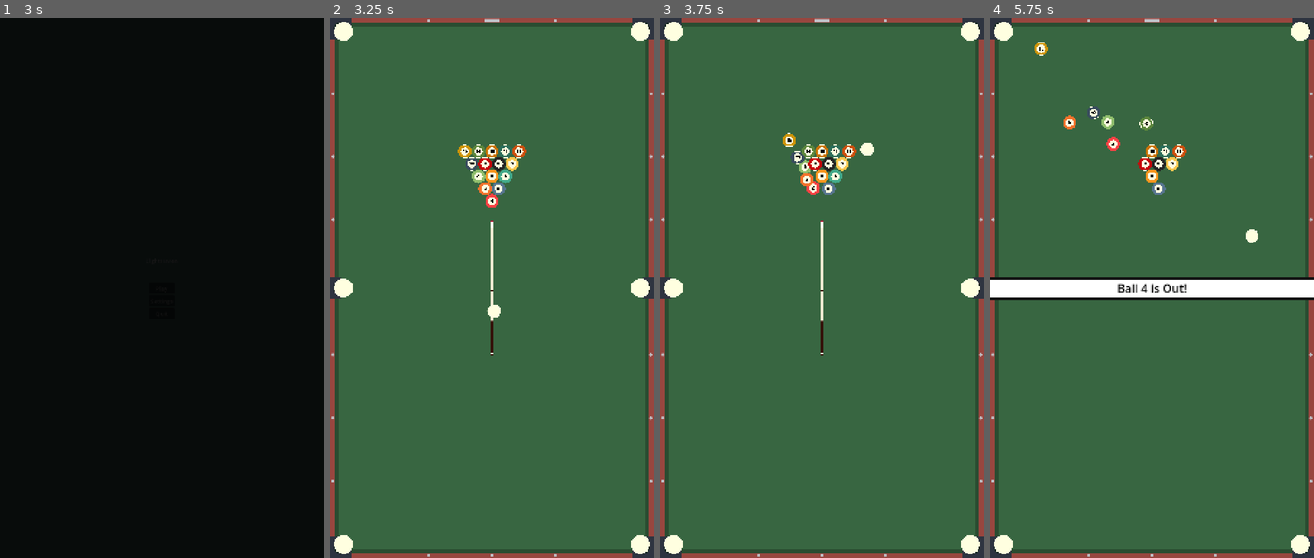
Above: before the commit, frames 1-4 (left to right).
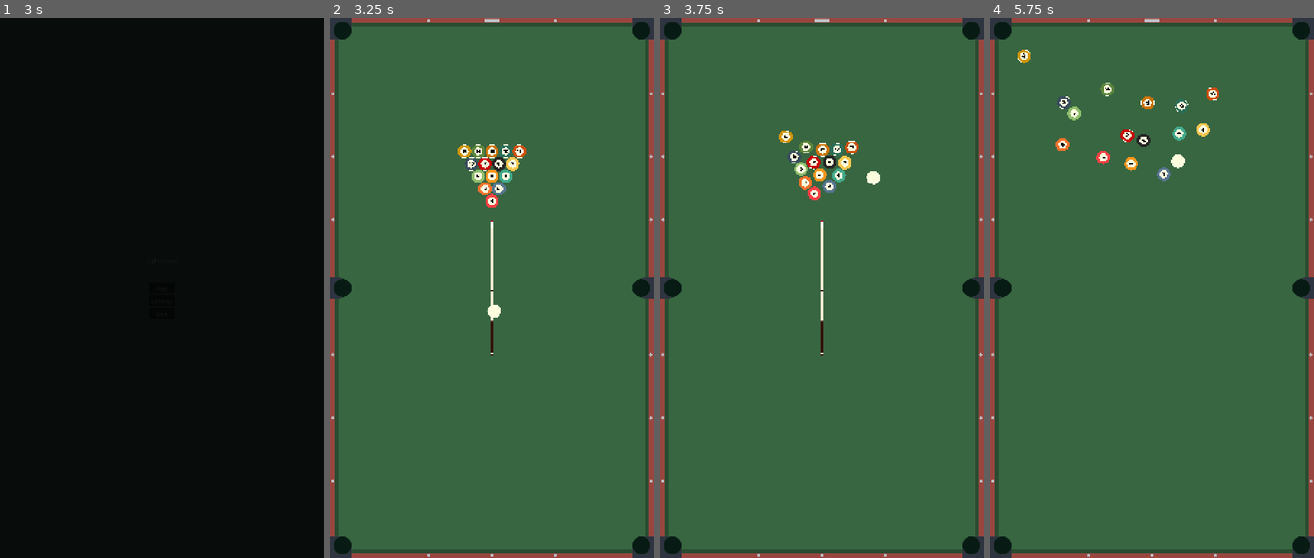
Above: after the commit, the same moments.

Repository: Yukeey07/EightHaven
Game: Godot game, scene res://assets/scenes/main_menu.tscn
Same seed, same stepped clock (60 frames per second), same inputs: the game is played once before the commit and once after it.
Inputs (mouse positions are in pixels of both pictures, inside the frame that each line leads up to):
- Up to frame 1 (3 s): click "Play" at 0.5 s; click "Play" at 1.25 s; click "Play" at 2 s; move the mouse to (233, 261) at 2.77 s; click (233, 261) at 2.92 s
- Up to frame 2 (3.25 s): no input
- Up to frame 3 (3.75 s): drag from (757, 315) to (971, 34) at 3.52 s
- Up to frame 4 (5.75 s): move the mouse to (1184, 169) at 4.27 s; click (1184, 169) at 4.42 s; drag from (1135, 396) to (1002, 34) at 5.02 s

Frame 1 is identical in both runs. In frame 2, 1.1% of the frame differs, in the area x 1-99%, y 0-100%; in frame 3, 2.3%; in frame 4, 7.4%, in the area x 0-100%, y 0-100%.

Commit message:
save

Diff:
--- a/assets/scenes/Ball.tscn
+++ b/assets/scenes/Ball.tscn
@@ -23,10 +23,13 @@
 bounce = 0.3
 
 [sub_resource type="CircleShape2D" id="CircleShape2D_r04yy"]
+radius = 64.0
+
+[sub_resource type="CircleShape2D" id="CircleShape2D_b8qth"]
 radius = 48.0
 
 [node name="Ball" type="RigidBody2D" unique_id=46023174]
-collision_mask = 7
+collision_mask = 3
 mass = 3.0
 physics_material_override = SubResource("PhysicsMaterial_kc0sw")
 gravity_scale = 0.0
@@ -41,3 +44,10 @@
 
 [node name="CollisionShape2D" type="CollisionShape2D" parent="." unique_id=68260081]
 shape = SubResource("CircleShape2D_r04yy")
+
+[node name="InteractionArea" type="Area2D" parent="." unique_id=1239295063]
+collision_layer = 0
+collision_mask = 4
+
+[node name="CollisionShape2D" type="CollisionShape2D" parent="InteractionArea" unique_id=1961395763]
+shape = SubResource("CircleShape2D_b8qth")
--- a/assets/scenes/InteractionField.tscn
+++ b/assets/scenes/InteractionField.tscn
@@ -1,7 +1,7 @@
 [gd_scene format=3 uid="uid://bvgx2qohvi5kd"]
 
-[ext_resource type="Texture2D" uid="uid://bpdlvq17d2iak" path="res://assets/balls/0@10x.png" id="1_sd342"]
 [ext_resource type="Script" uid="uid://bwh2dwfneshws" path="res://assets/scripts/interaction_field.gd" id="1_u0kvx"]
+[ext_resource type="Texture2D" uid="uid://cahglneirfs5" path="res://assets/Empty.png" id="2_u0kvx"]
 
 [sub_resource type="CircleShape2D" id="CircleShape2D_17biy"]
 radius = 125.48307
@@ -10,10 +10,9 @@
 collision_layer = 4
 script = ExtResource("1_u0kvx")
 
-[node name="0_10x" type="Sprite2D" parent="." unique_id=802281751]
+[node name="Sprite" type="Sprite2D" parent="." unique_id=802281751]
 position = Vector2(1.9073486e-06, 2.3841858e-07)
-scale = Vector2(0.1, 0.1)
-texture = ExtResource("1_sd342")
+texture = ExtResource("2_u0kvx")
 
 [node name="CollisionShape2D" type="CollisionShape2D" parent="." unique_id=14921809]
 shape = SubResource("CircleShape2D_17biy")
--- a/assets/scripts/interaction_field.gd
+++ b/assets/scripts/interaction_field.gd
@@ -3,9 +3,11 @@
 var interactedBall : Ball
 
 @export var is_pocket : bool = false
+@export var texture : Texture
 
 # Called when the node enters the scene tree for the first time.
 func _ready() -> void:
+	$Sprite.texture = texture
 	$CanvasLayer/PocketHitBanner.hide()
 	if is_pocket:
 		Globals.allPockets.push_back(self)
Binary file added: assets/Empty.png
Not shown, added: assets/Empty.png.import
Binary file changed: assets/balls/6@10x.png
